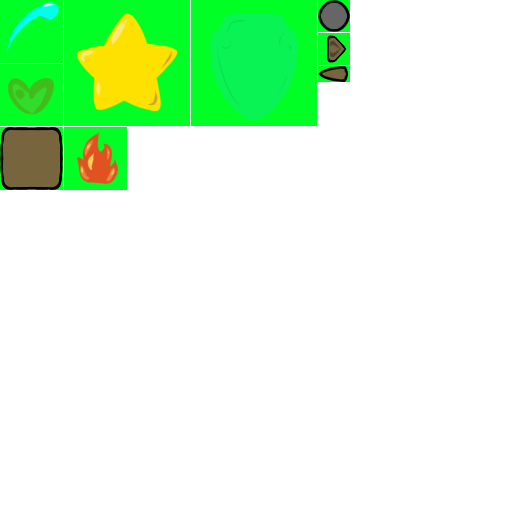
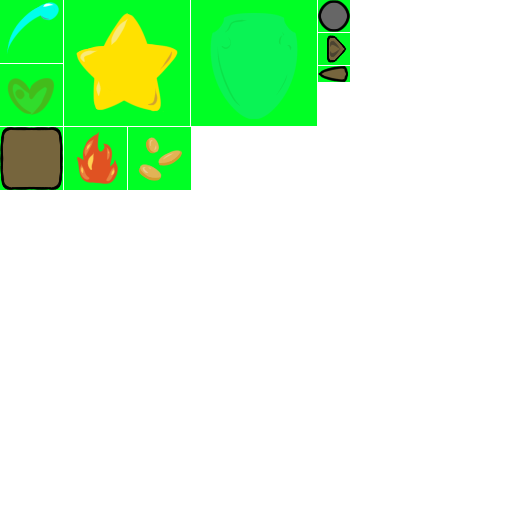
Layered file, before and after one edit (512×512). Changes by layer:
added layer "Calque de dessin 13" above "greenScreen" over [128, 128, 191, 190]
painted on "Calque de dessin 1" over [128, 127, 191, 128]
painted on "Calque de dessin 2" over [128, 127, 191, 190]
